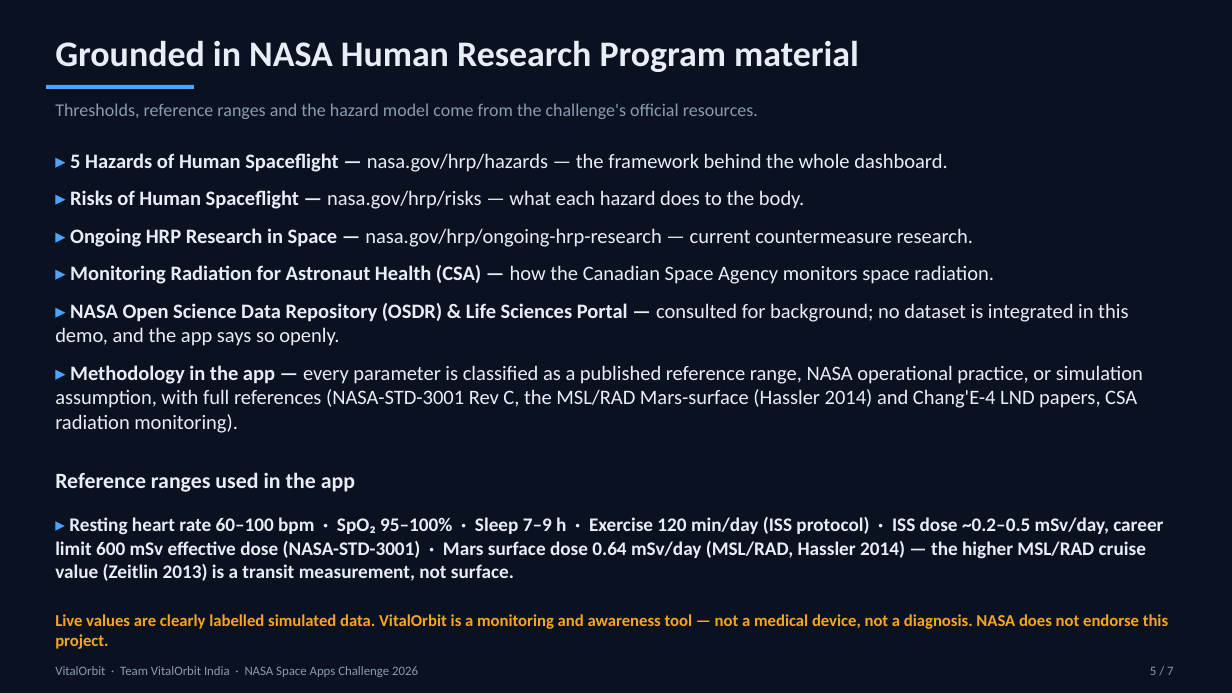
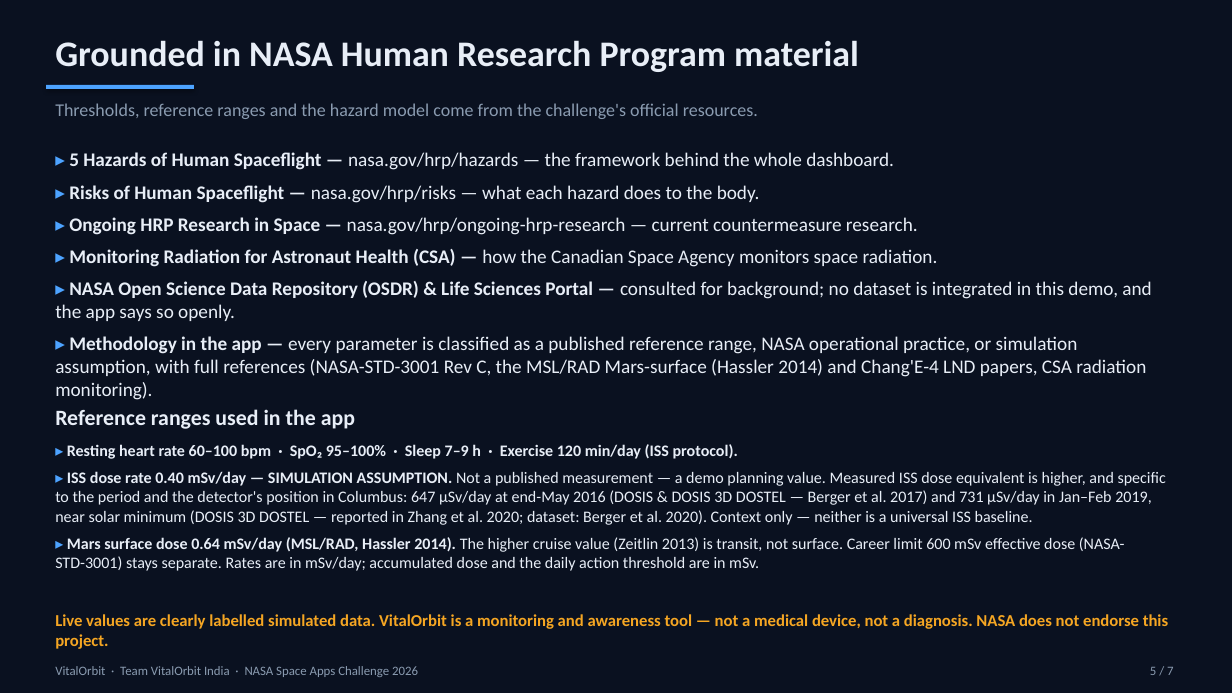
Before and after one commit to iamartya15/vitalorbit-space-apps-2026, a slide deck: slide 5 of deck/VitalOrbit-Demo-Deck.pptx. Drawn at 1232x693 pixels with LibreOffice and Linux fonts; fonts in the diff are those of the drawing. Boxes give left, top, right and bottom in pixels: in the first picture for what was removed or moved away, otherwise in the second. Text is boxed around its words. In the diff, an @@ line names an element or a change of style, - is before the commit and + after.

Commit message:
Deploy VitalOrbit audit build + corrected demo deck

```diff
--- a/deck/VitalOrbit-Demo-Deck.pptx
+++ b/deck/VitalOrbit-Demo-Deck.pptx
@@ text "▸ 5 Hazards of Human ..." at [55,152,1151,400]: size 16 to 15 pt; less space between paragraphs @@
@@ text "Reference ranges used in the ...": place and size @@
-text "Reference ranges used in the ..." at [55,472,355,492]
+text "Reference ranges used in the ..." at [55,409,355,429]
@@ text at [55,444,1166,571]: text changed; size 15 to 12.5 pt; bold off @@
-▸ Resting heart rate 60–100 bpm · SpO₂ 95–100% · Sleep 7–9 h · Exercise 120 min/day (ISS protocol) · ISS dose ~0.2–0.5 mSv/day, career limit 600 mSv effective dose (NASA-STD-3001) · Mars surface dose 0.64 mSv/day (MSL/RAD, Hassler 2014) — the higher MSL/RAD cruise value (Zeitlin 2013) is a transit measurement, not surface.
+▸ Resting heart rate 60–100 bpm · SpO₂ 95–100% · Sleep 7–9 h · Exercise 120 min/day (ISS protocol).
+▸ ISS dose rate 0.40 mSv/day — SIMULATION ASSUMPTION. Not a published measurement — a demo planning value. Measured ISS dose equivalent is higher, and specific to the period and the detector's position in Columbus: 647 µSv/day at end-May 2016 (DOSIS & DOSIS 3D DOSTEL — Berger et al. 2017) and 731 µSv/day in Jan–Feb 2019, near solar minimum (DOSIS 3D DOSTEL — reported in Zhang et al. 2020; dataset: Berger et al. 2020). Context only — neither is a universal ISS baseline.
+▸ Mars surface dose 0.64 mSv/day (MSL/RAD, Hassler 2014). The higher cruise value (Zeitlin 2013) is transit, not surface. Career limit 600 mSv effective dose (NASA-STD-3001) stays separate. Rates are in mSv/day; accumulated dose and the daily action threshold are in mSv.
```
Also in this commit, not shown: 2 other slides changed, 1 other file.
